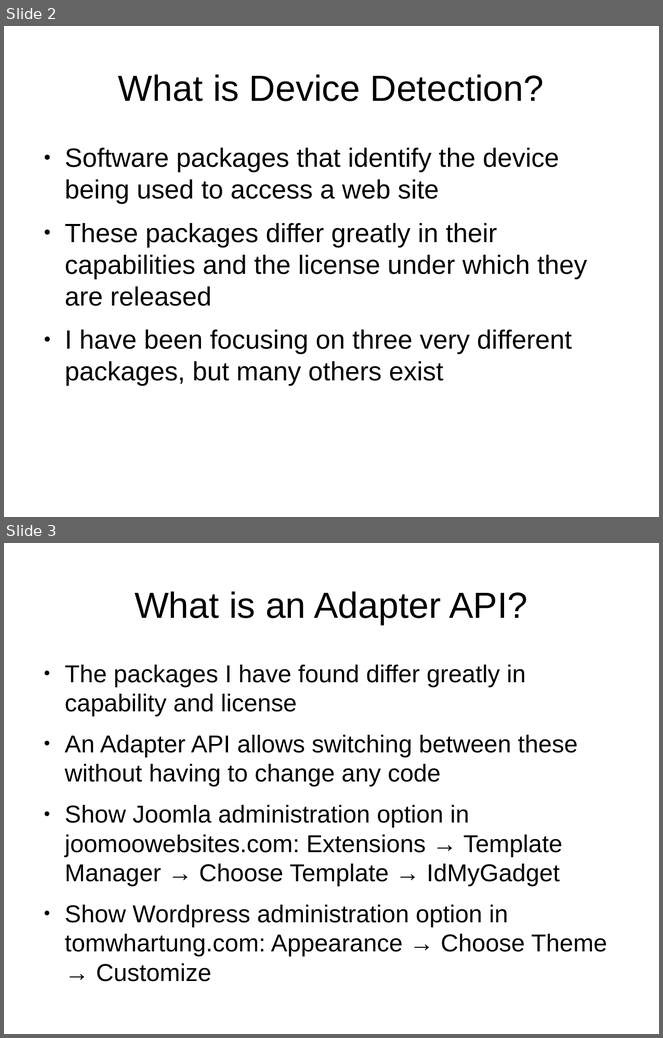
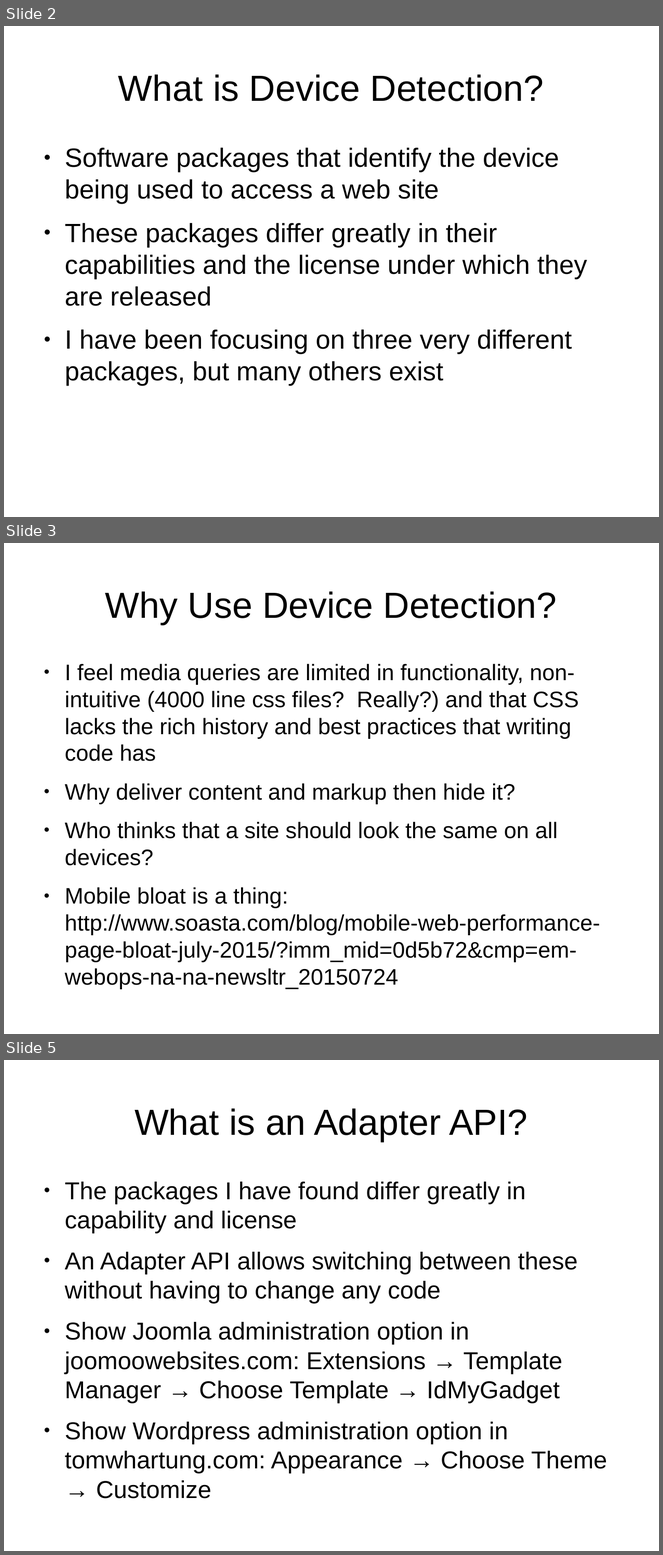
Before and after one commit to tomwhartung/jmws_accoutrements, a slide deck: presentations/2015_08-FRPUG/Device_Detection_PHP.odp. Shown one above the other, each under a label of ours: slides 2 and 3 before the commit, slides 2, 3 and 5 after it; the slides between them are not shown. The pictures are 663x1038 and 663x1555 pixels, drawn with LibreOffice and Linux fonts; fonts in the diff are those of the drawing. Boxes give left, top, right and bottom in pixels: in the first picture for what was removed or moved away, otherwise in the second. Text is boxed around its words. In the diff, an @@ line names an element or a change of style, - is before the commit and + after.

```diff
--- a/presentations/2015_08-FRPUG/Device_Detection_PHP.odp
+++ b/presentations/2015_08-FRPUG/Device_Detection_PHP.odp
@@ slide 3 added at (4, 543, 659, 1034), background #FFFFFF @@
@@ title added at (105, 591, 557, 625), 44 pt, text #000000 @@
+Why Use Device Detection?
@@ text added at (65, 664, 600, 989), 27.2 pt, text #000000 @@
+● I feel media queries are limited in functionality, non-intuitive (4000 line css files? Really?) and that CSS lacks the rich history and best practices that writing code has
+● Why deliver content and markup then hide it?
+● Who thinks that a site should look the same on all devices?
+● Mobile bloat is a thing: http://www.soasta.com/blog/mobile-web-performance-page-bloat-july-2015/?imm_mid=0d5b72&cmp=em-webops-na-na-newsltr_20150724
@@ what was slide 3 is now slide 5 @@
```
Also in this commit, not shown: 1 slide changed, 1 other slide added.
